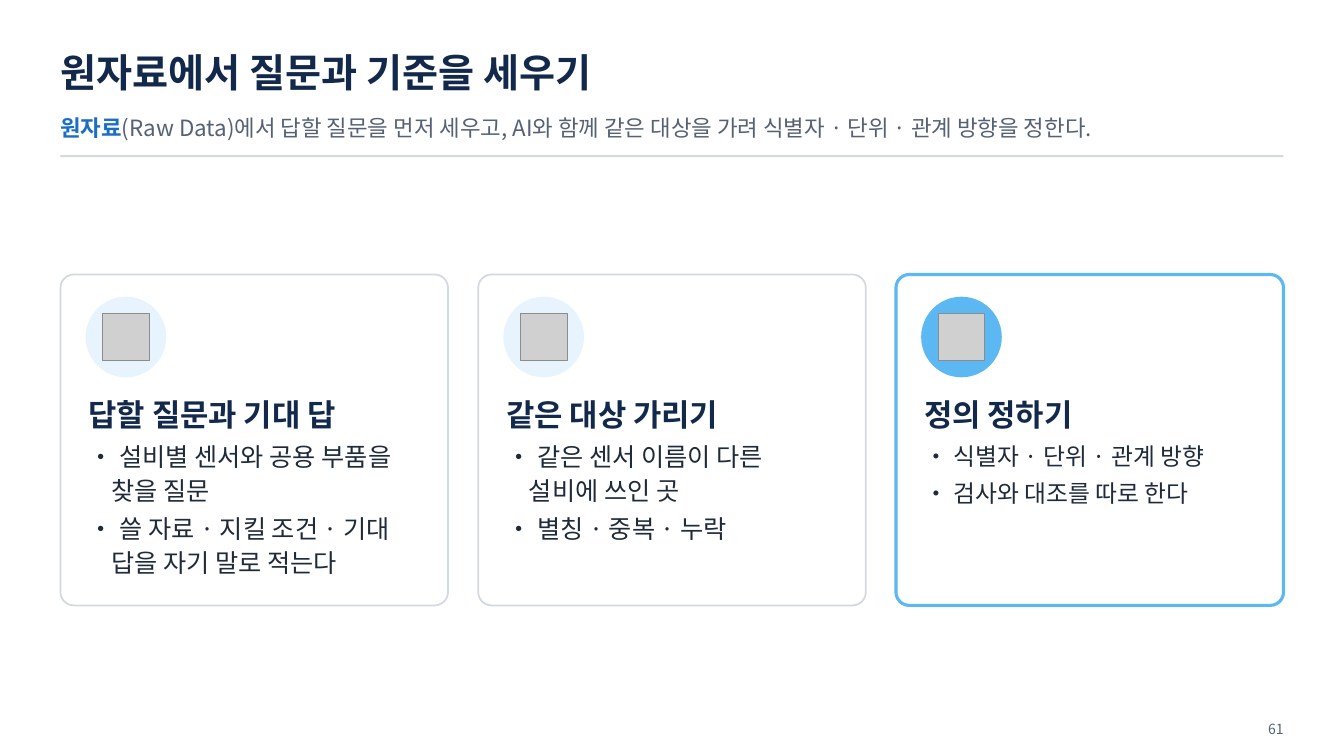
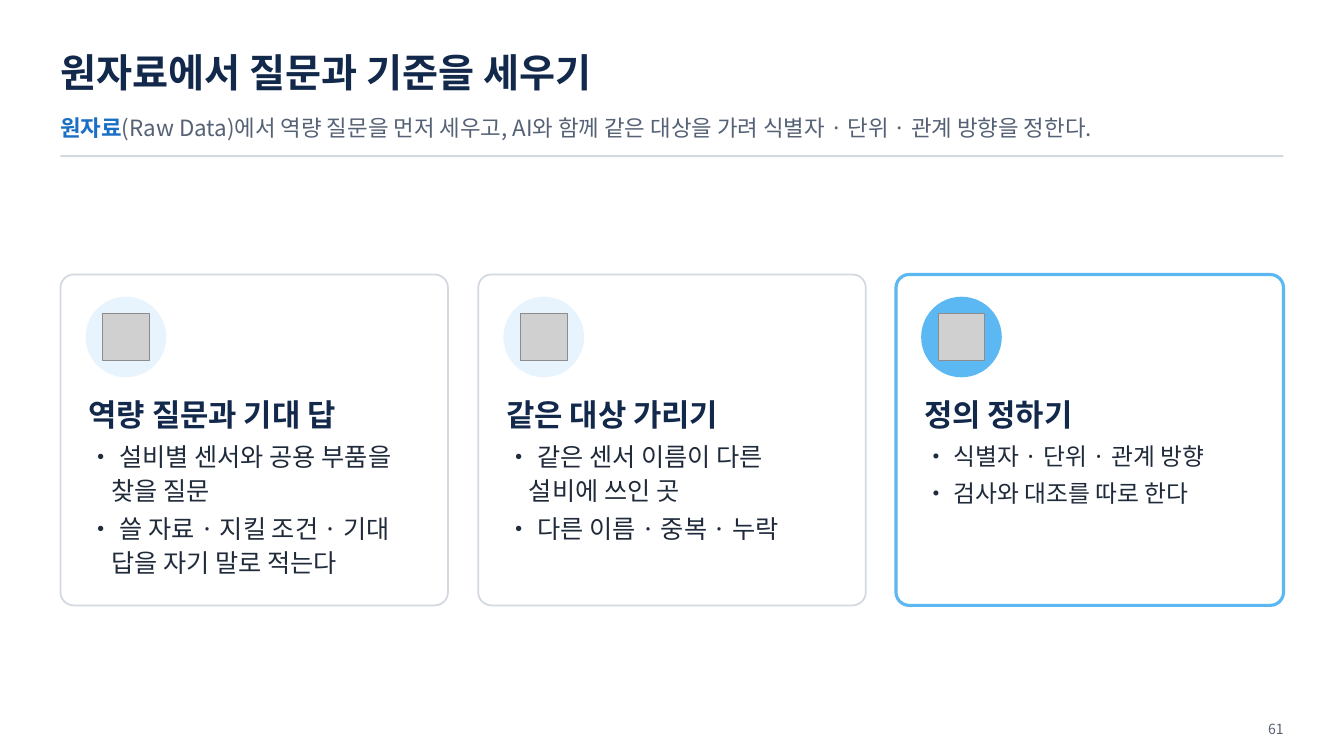
Before and after one commit to uengine-oss/hyd-iot-edu, a slide deck: slide 61 of workspace/강의제작/산출물/통합반/이론/02회차/통합반_02일차.pptx. Drawn at 1344x756 pixels with LibreOffice and Linux fonts; fonts in the diff are those of the drawing; grey boxes stand for pictures. Boxes give left, top, right and bottom in pixels: in the first picture for what was removed or moved away, otherwise in the second. Text is boxed around its words. In the diff, an @@ line names an element or a change of style, - is before the commit and + after.

Commit message:
통합 1 · 2회차 이론: 개수 · 순번만 세는 말 · 그림 꾸밈 설명 · 간지 첫 문장 싱크를 고치고(1회차 26장, 2회차 대본 · 노트, 확정 화면 고칠 거리와 32 · 33장 괄호 영문 · 굵게 16곳 · 「쿨러 사건에서」 칸 → 「예」), 적대 검토 지적까지 반영 · 대본 S-3 · S-10, 영상 V-2 · V-11 · V-13 · V-15(세 세션 판) · 배포 B-2를 유튜브.py로 올리는 길로 · 장닫음.py 줄 끝 LF

```diff
--- a/workspace/강의제작/산출물/통합반/이론/02회차/통합반_02일차.pptx
+++ b/workspace/강의제작/산출물/통합반/이론/02회차/통합반_02일차.pptx
@@ text at <box>60,117,1092,140</box>: text changed @@
-원자료(Raw Data)에서 답할 질문을 먼저 세우고, AI와 함께 같은 대상을 가려 식별자 · 단위 · 관계 방향을 정한다.
+원자료(Raw Data)에서 역량 질문을 먼저 세우고, AI와 함께 같은 대상을 가려 식별자 · 단위 · 관계 방향을 정한다.
@@ text at <box>88,400,335,429</box>: text changed @@
-답할 질문과 기대 답
+역량 질문과 기대 답
@@ text at <box>537,517,779,540</box>: text changed @@
-• 별칭 · 중복 · 누락
+• 다른 이름 · 중복 · 누락
```
Also in this commit, not shown: 26 other slides changed, 23 other files.
